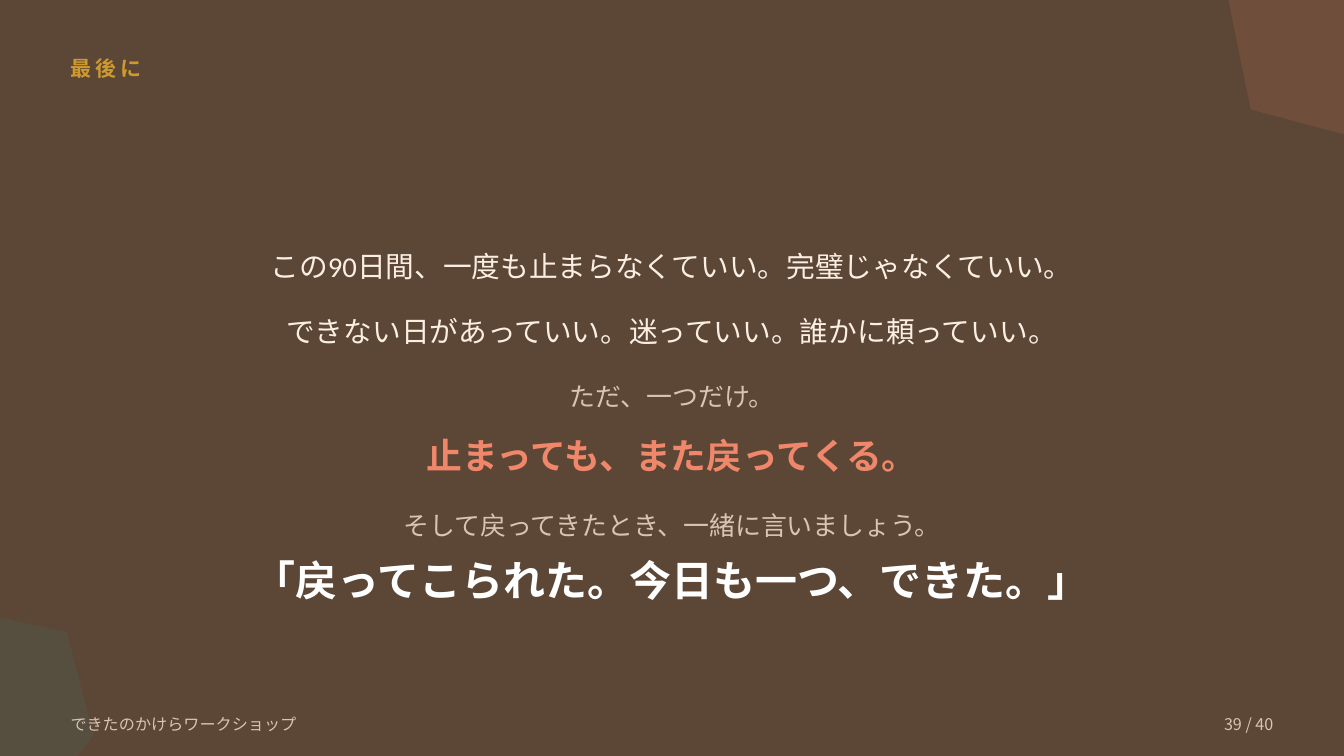
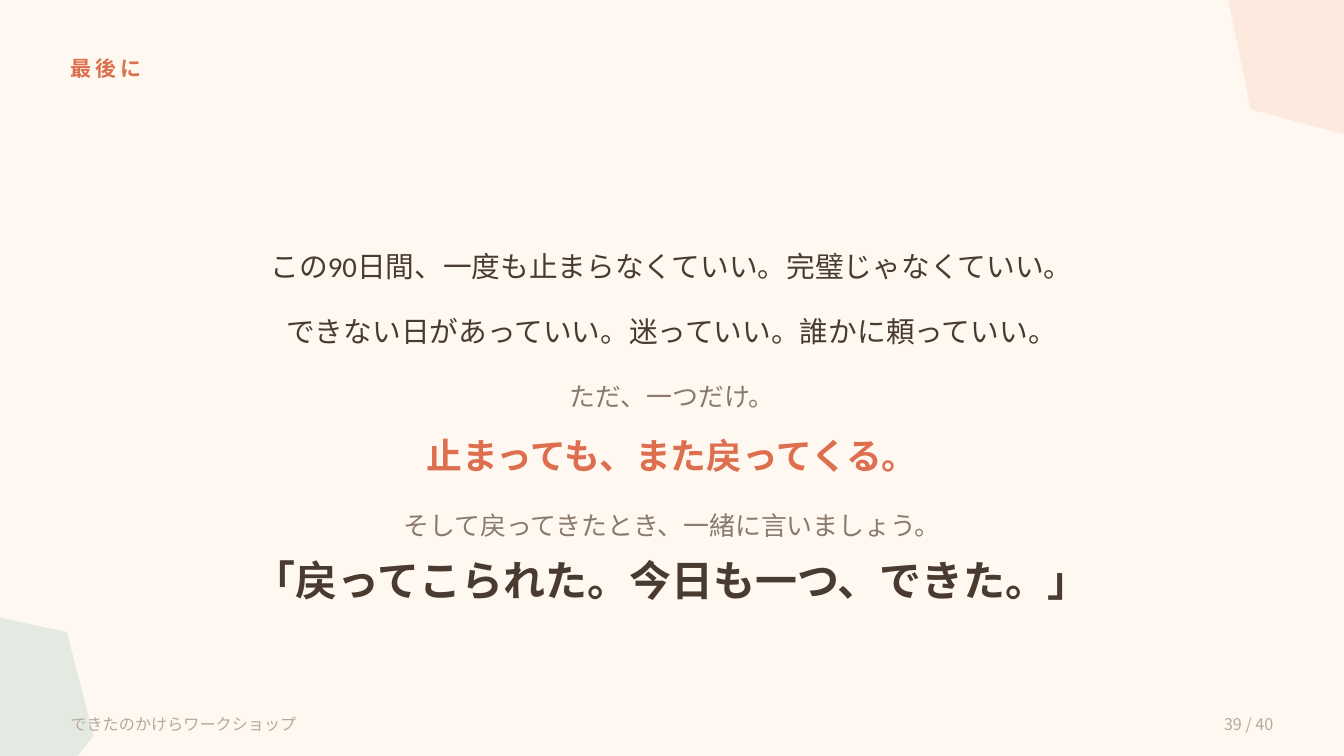
Before and after one commit to shiori0823/dekitanokakera-LM, a slide deck: slide 39 of workshop/dist/dekitanokakera-workshop.pptx. Drawn at 1344x756 pixels with LibreOffice and Linux fonts; fonts in the diff are those of the drawing. Boxes give left, top, right and bottom in pixels: in the first picture for what was removed or moved away, otherwise in the second. Text is boxed around its words. In the diff, an @@ line names an element or a change of style, - is before the commit and + after.

```diff
--- a/workshop/dist/dekitanokakera-workshop.pptx
+++ b/workshop/dist/dekitanokakera-workshop.pptx
@@ background #5C4636 to #FFF8F0 @@
@@ text "最後に" at [71,58,142,78]: text colour #CE9A2E to #DD6E4E @@
@@ text "この90日間、一度も止まらなくていい。完璧じゃなくていい。" at [254,253,1090,600]: text colour #FBEFE4 to #4A3B30 in "この90日間、一度も止まらなくていい。完璧じゃなくていい。", "できない日があっていい。迷っていい。誰かに頼っていい。"; text colour #D8C4B3 to #8A7A6C in "ただ、一つだけ。", "そして戻ってきたとき、一緒に言いましょう。"; text colour #F0876A to #DD6E4E in "止まっても、また戻ってくる。"; text colour #FFFFFF to #4A3B30 in "「戻ってこられた。今日も一つ、できた。」" @@
@@ text "できたのかけらワークショップ" at [71,717,297,731]: text colour #D8C4B3 to #B7A99A @@
@@ text "39 / 40" at [1224,718,1273,730]: text colour #D8C4B3 to #B7A99A @@
```
Also in this commit, not shown: 2 other slides changed, 2 other files.
